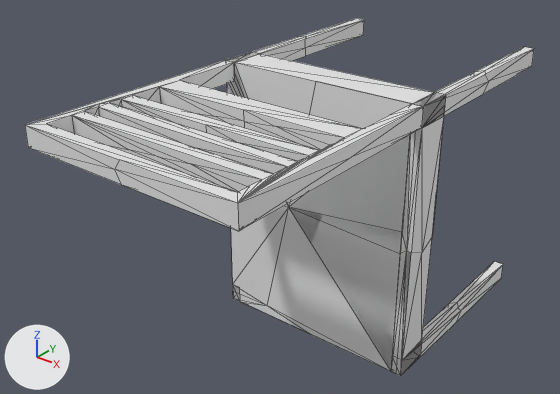
The OBJ model datasets/ModelNet9/chair/train/chair_0007.obj: old version first, new version second.
Before and after are seen from a camera (50 mm lens) standing at (0.862, -1.19, 0.76) and looking at (-0.067, -0.029, 0.04). Every picture has the same lights, and +X, +Y and +Z are marked at lower left. Mesh edges are drawn as thin lines. Where no turn or scale is listed for an object, it has been applied to the vertices. Vertices at the same position are counted once.

The scene before the commit, as lines of its bpy script (objects in view):
```python
me_chair_0007 = bpy.data.meshes.new('chair_0007')
me_chair_0007.from_pydata(...)  # 228 vertices, 480 faces; spans x -0.238..0.238, y -0.5..0.5, z -0.301..0.301
ob_chair_0007 = bpy.data.objects.new('chair_0007', me_chair_0007)
ob_chair_0007.location = (0.0, 0.0, 0.0)
```
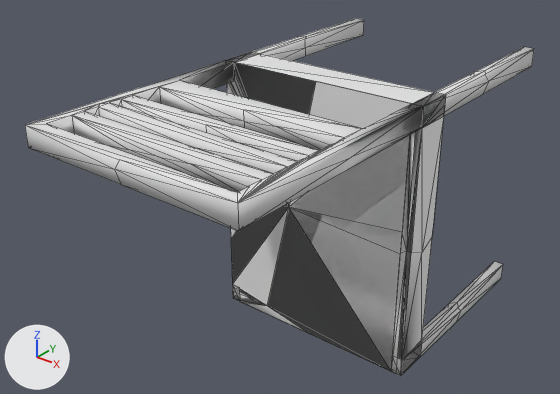
The change in detail:
me_chair_0007 is used by ob_chair_0007; location (0.0, 0.0, 0.0).
me_chair_0007 had 228 vertices, 480 faces and spanned x -0.238..0.238, y -0.5..0.5, z -0.301..0.301.
me_chair_0007 now has 226 vertices, 469 faces and spans x -0.238..0.238, y -0.5..0.5, z -0.301..0.301.
me_chair_0007 part 1: the surface is now shaded smooth.

Changed parts and their boxes [x1, y1, x2, y2] in the pictures (560 x 394 px):
'chair_0007', reshaped
    both: [25, 18, 534, 376]
